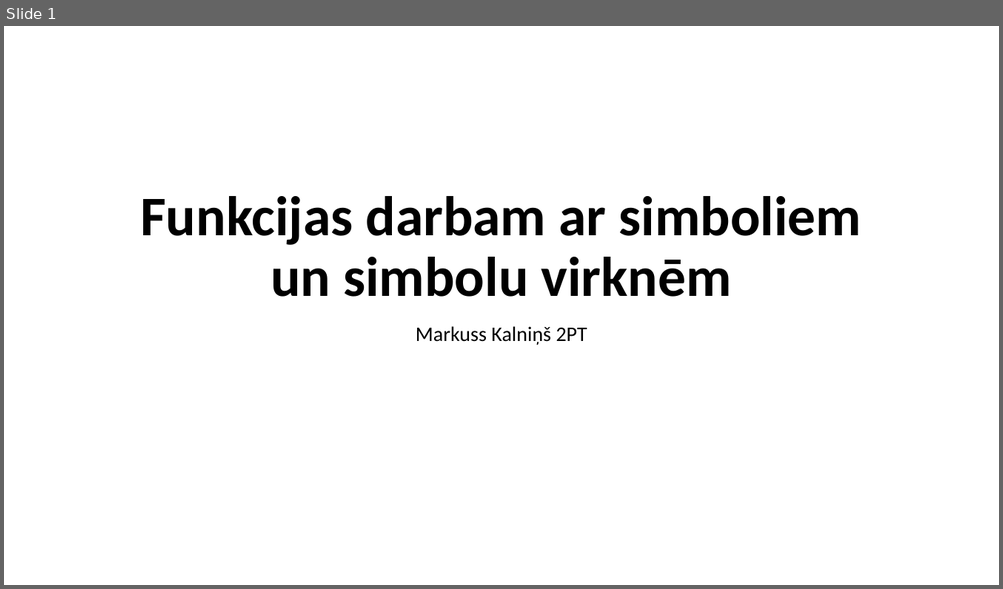
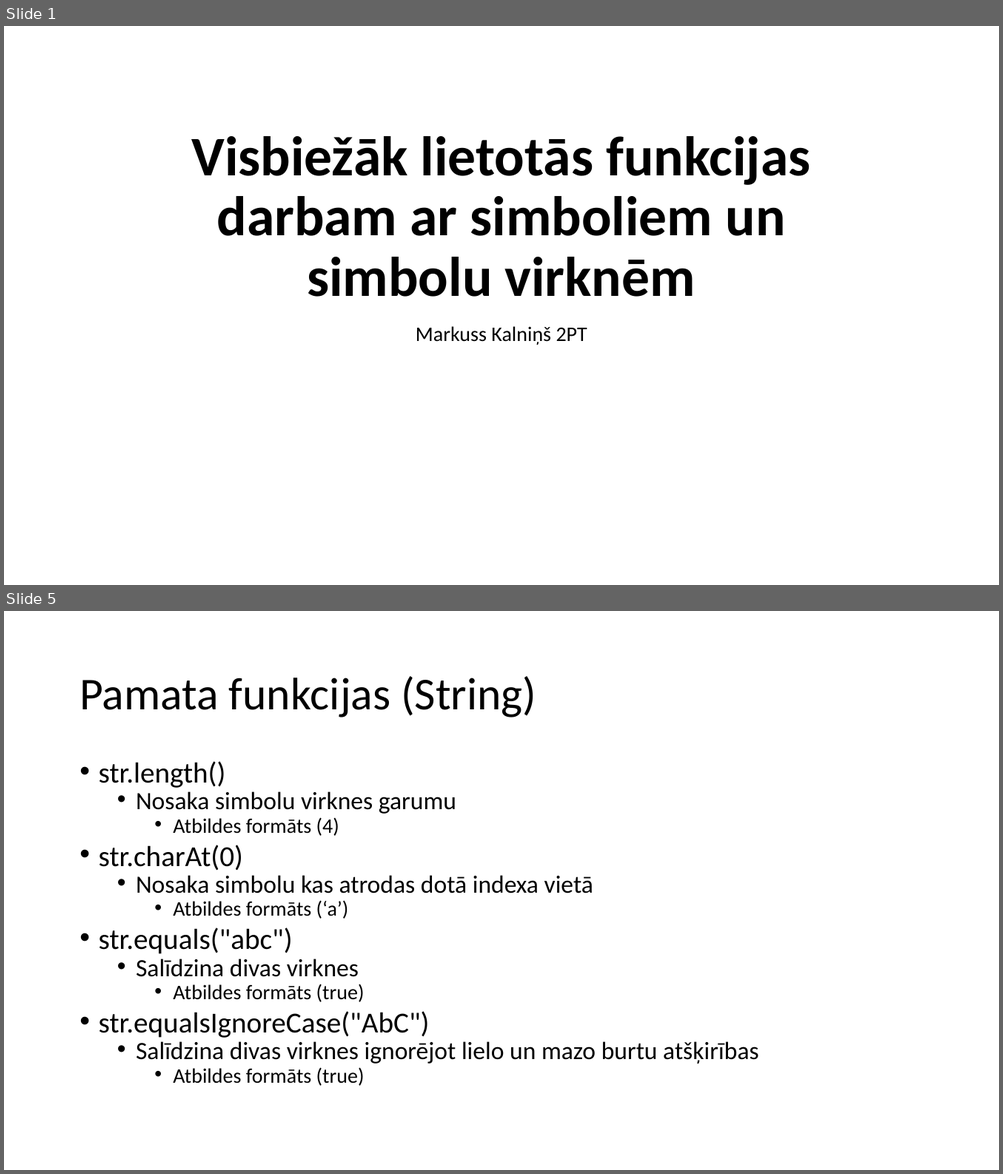
Before and after one commit to minime556/Eksamens, a slide deck: MacibuMaterialsProgEks.pptx. Shown one above the other, each under a label of ours: slide 1 before the commit, slides 1 and 5 after it; the slides between them are not shown. The pictures are 1003x589 and 1003x1174 pixels, drawn with LibreOffice and Linux fonts; fonts in the diff are those of the drawing. Boxes give left, top, right and bottom in pixels: in the first picture for what was removed or moved away, otherwise in the second. Text is boxed around its words. In the diff, an @@ line names an element or a change of style, - is before the commit and + after.

```diff
--- a/MacibuMaterialsProgEks.pptx
+++ b/MacibuMaterialsProgEks.pptx
@@ slide 5 added at (4,611,999,1170), background #FFFFFF @@
@@ title added at (79,676,536,718), 44 pt, text #000000 @@
+Pamata funkcijas (String)
@@ text added at (99,761,759,1086), 24 pt, text #000000 @@
+• str.length()
+  • Nosaka simbolu virknes garumu
+    • Atbildes formāts (4)
+• str.charAt(0)
+  • Nosaka simbolu kas atrodas dotā indexa vietā
+    • Atbildes formāts (‘a’)
+• str.equals("abc")
+  • Salīdzina divas virknes
+    • Atbildes formāts (true)
+• str.equalsIgnoreCase("AbC")
+  • Salīdzina divas virknes ignorējot lielo un mazo burtu atšķirības
+    • Atbildes formāts (true)
@@ slide 1 changed as well @@
@@ title at (191,136,810,297): text changed @@
-Funkcijas darbam ar simboliem un simbolu virknēm
+Visbiežāk lietotās funkcijas darbam ar simboliem un simbolu virknēm
```
Also in this commit, not shown: 9 other slides added, 1 slide removed.
